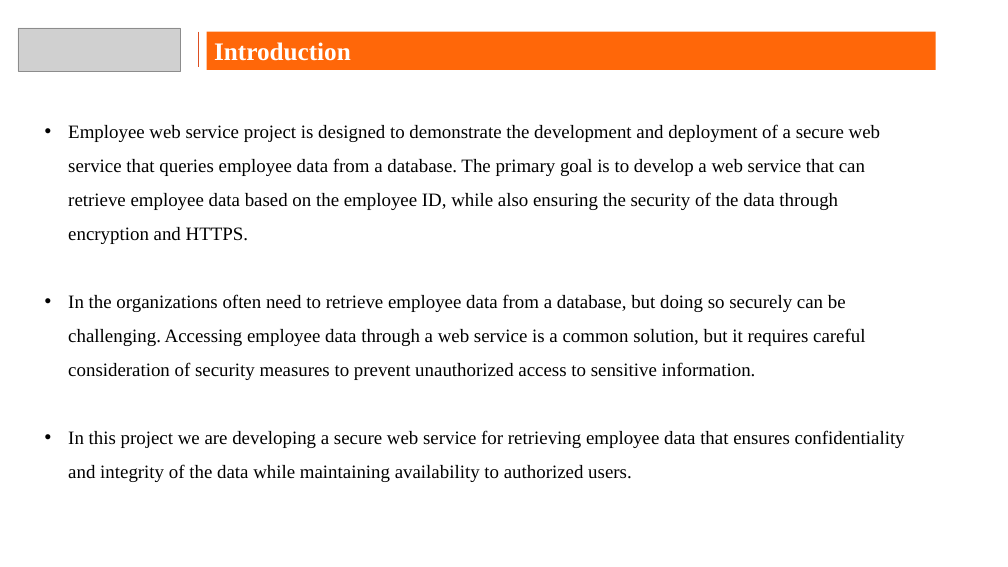
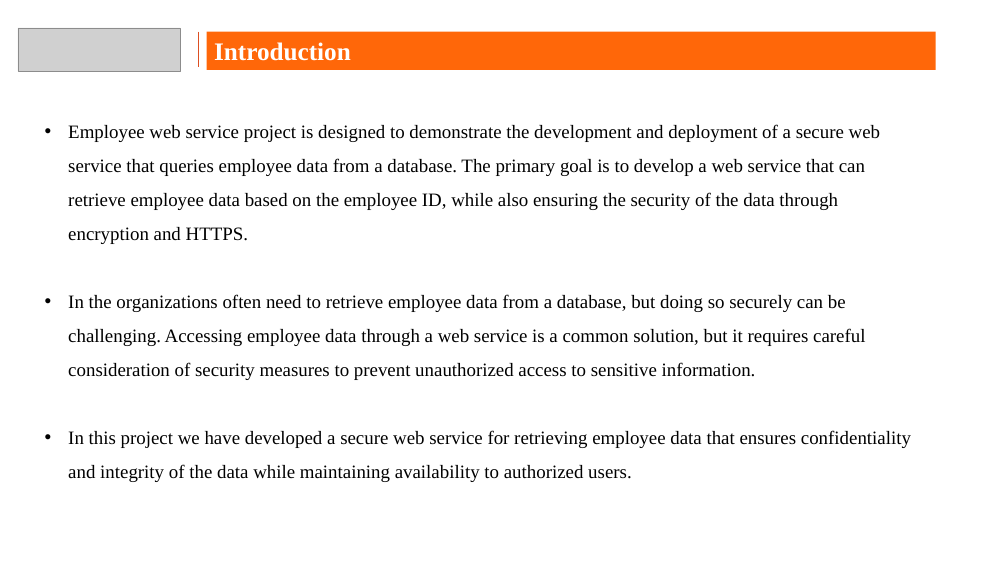
Before and after one commit to bharath210/HDFC_Capstone, a slide deck: slide 3 of Capstone_presentation.pptx. Drawn at 1008x567 pixels with LibreOffice and Linux fonts; fonts in the diff are those of the drawing; grey boxes stand for pictures; background and template pictures are left out. Boxes give left, top, right and bottom in pixels: in the first picture for what was removed or moved away, otherwise in the second. Text is boxed around its words. In the diff, an @@ line names an element or a change of style, - is before the commit and + after.

Commit message:
made changes to ppt

```diff
--- a/Capstone_presentation.pptx
+++ b/Capstone_presentation.pptx
@@ text at [68, 430, 911, 482]: text changed @@
-• In this project we are developing a secure web service for retrieving employee data that ensures confidentiality and integrity of the data while maintaining availability to authorized users.
+• In this project we have developed a secure web service for retrieving employee data that ensures confidentiality and integrity of the data while maintaining availability to authorized users.
```
Also in this commit, not shown: 2 slides added, 1 other file.
